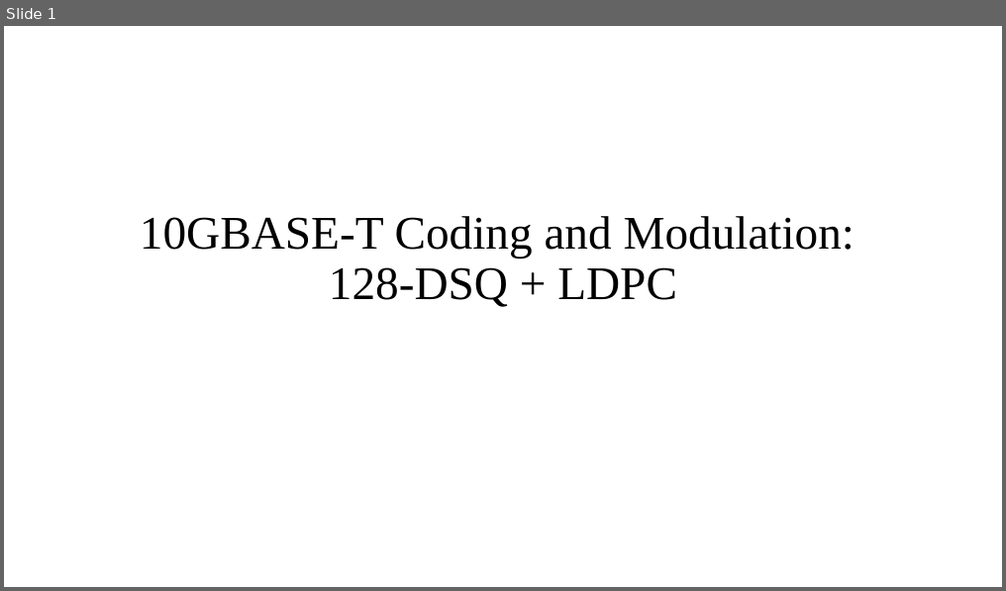
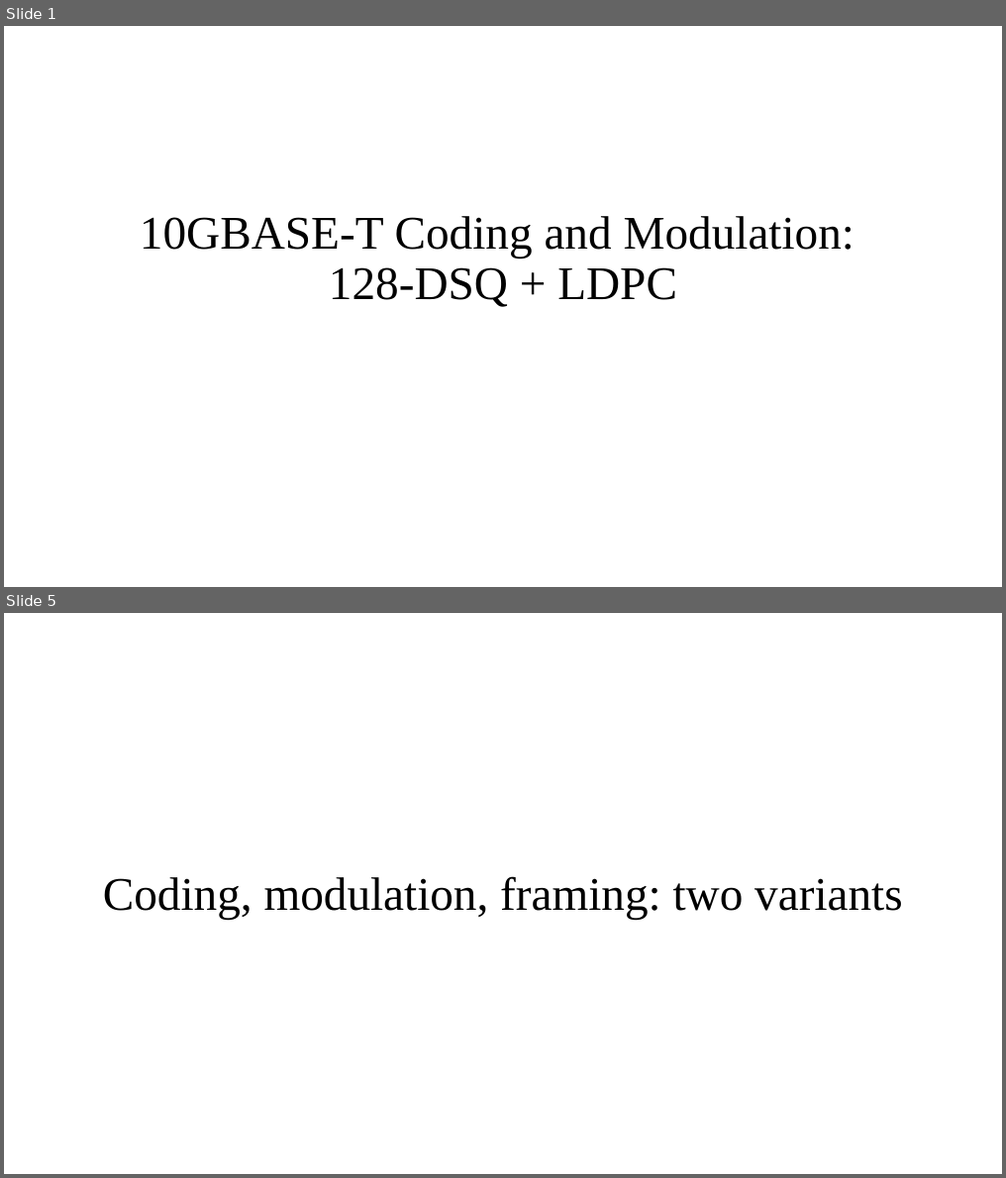
Before and after one commit to Freddy0406/128DSQ, a slide deck: 10GBASE-T Coding and Modulation.pptx. Shown one above the other, each under a label of ours: slide 1 before the commit, slides 1 and 5 after it; the slides between them are not shown. The pictures are 1006x591 and 1006x1178 pixels, drawn with LibreOffice and Linux fonts; fonts in the diff are those of the drawing. Boxes give left, top, right and bottom in pixels: in the first picture for what was removed or moved away, otherwise in the second. Text is boxed around its words. In the diff, an @@ line names an element or a change of style, - is before the commit and + after.

```diff
--- a/10GBASE-T Coding and Modulation.pptx
+++ b/10GBASE-T Coding and Modulation.pptx
@@ slide 5 added at box(4, 613, 1002, 1174), background #FFFFFF @@
@@ title added at box(103, 876, 902, 919), 45 pt, text #000000 @@
+Coding, modulation, framing: two variants
```
Also in this commit, not shown: 2 slides changed, 13 other slides added, 6 other files.
